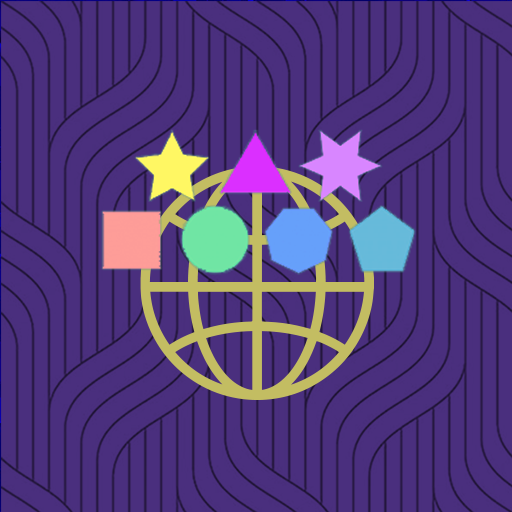
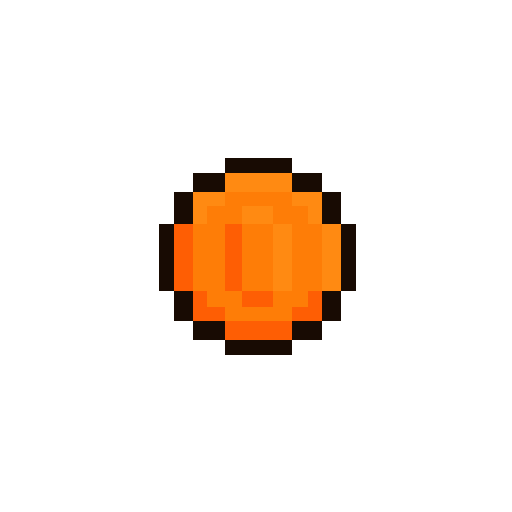
Layered file, before and after one edit (512 × 512). Changes by layer:
added layer "Слой 6" above "Слой 5" over [159, 158, 356, 355]
added layer "Слой 5" above "Фигуры" over [0, 0, 512, 512]
